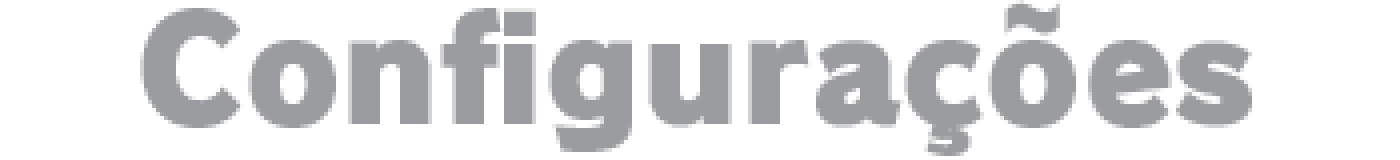
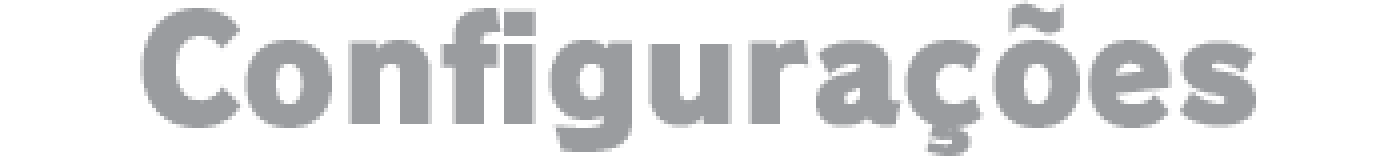
The second 1400px x 160px image is a revision of the first. Changes to its layers:
added layer "Configurações V2" above "Settings V2" over [244, 0, 1256, 128]
hid "Configurações" over [244, 0, 1252, 128]
